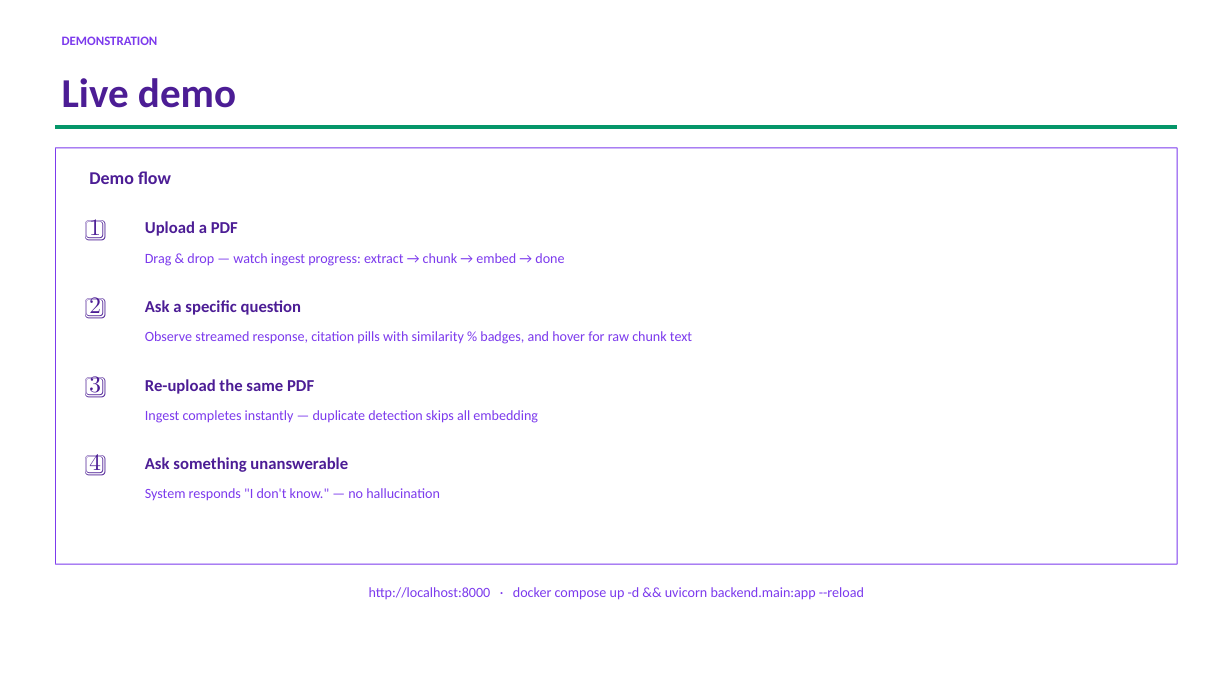
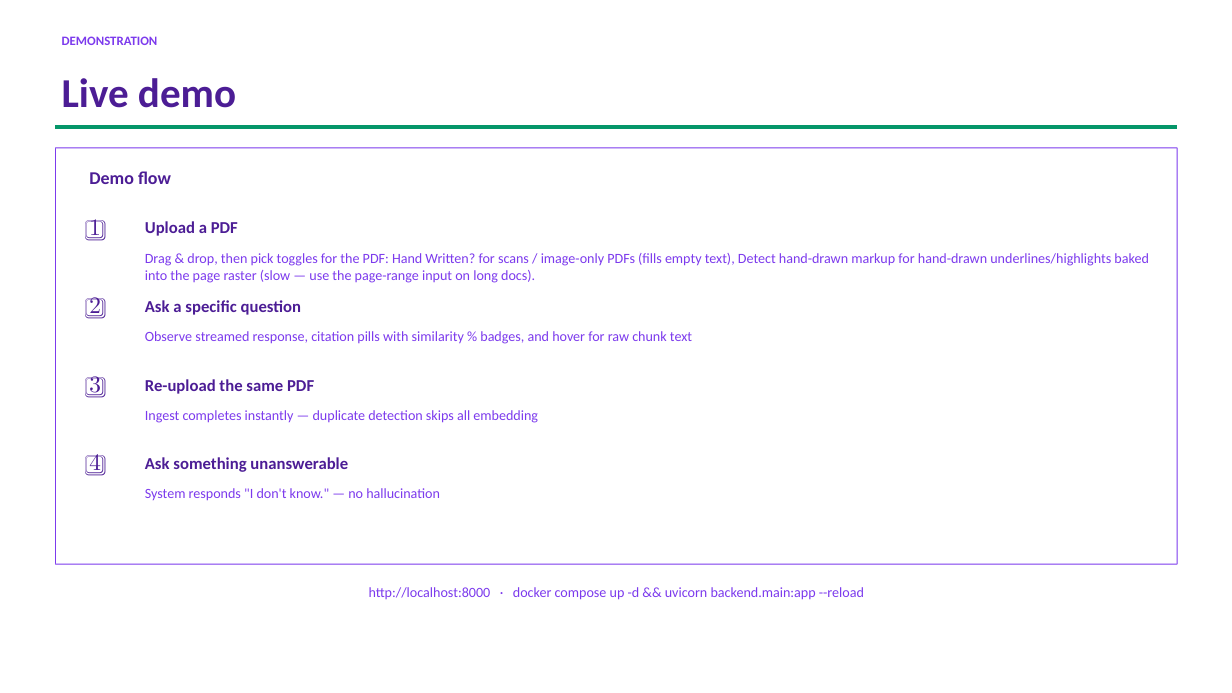
Before and after one commit to GaneshMadarasu/nymbl-demo-RAG-system, a slide deck: slide 10 of NYMBL-DOCRAG.pptx. Drawn at 1232x693 pixels with LibreOffice and Linux fonts; fonts in the diff are those of the drawing. Boxes give left, top, right and bottom in pixels: in the first picture for what was removed or moved away, otherwise in the second. Text is boxed around its words. In the diff, an @@ line names an element or a change of style, - is before the commit and + after.

```diff
--- a/NYMBL-DOCRAG.pptx
+++ b/NYMBL-DOCRAG.pptx
@@ text at box(145, 253, 1148, 283): text changed @@
-Drag & drop — watch ingest progress: extract → chunk → embed → done
+Drag & drop, then pick toggles for the PDF: Hand Written? for scans / image-only PDFs (fills empty text), Detect hand-drawn markup for hand-drawn underlines/highlights baked into the page raster (slow — use the page-range input on long docs).
```
Also in this commit, not shown: 1 other slide changed, 1 other file.
